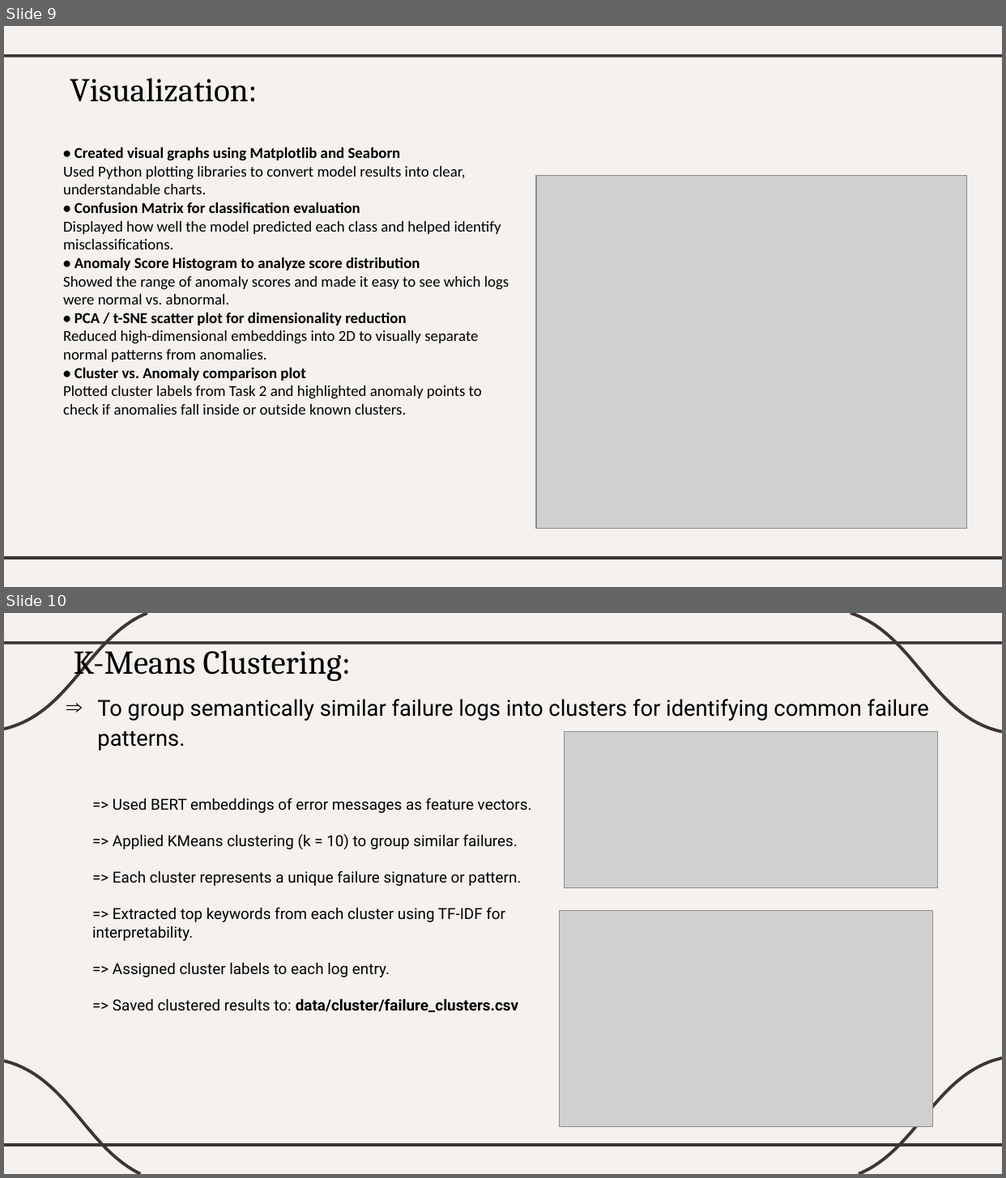
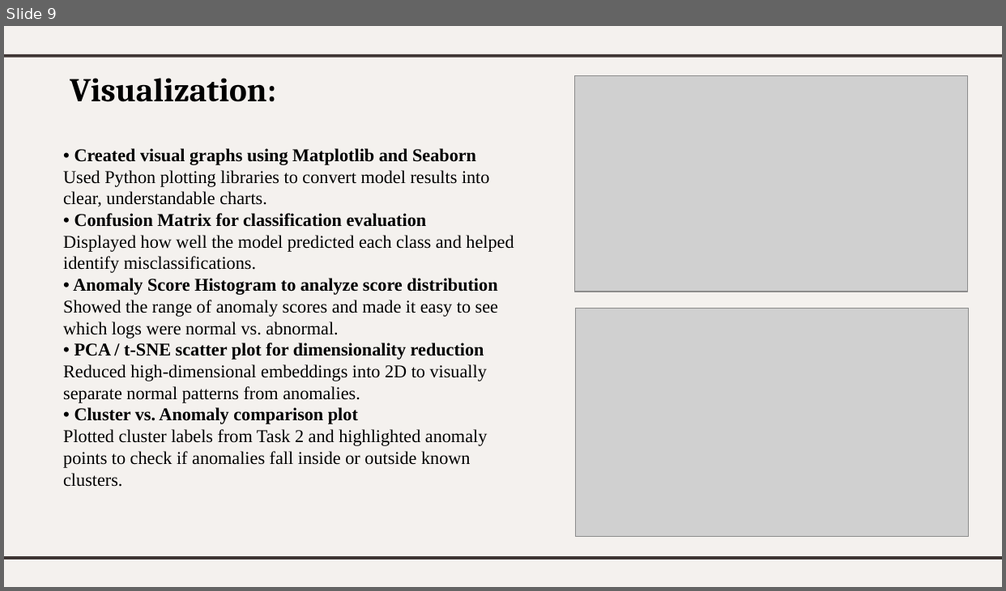
Before and after one commit to HemalathaSuresh-25/EDA-and-Quick-Ingest, a slide deck: reports/Quick Ingest & EDA_task3.pptx. Shown one above the other, each under a label of ours: slides 9 and 10 before the commit, slide 9 after it. The pictures are 1006x1178 and 1006x591 pixels, drawn with LibreOffice and Linux fonts; fonts in the diff are those of the drawing; grey boxes stand for pictures. Boxes give left, top, right and bottom in pixels: in the first picture for what was removed or moved away, otherwise in the second. Text is boxed around its words. In the diff, an @@ line names an element or a change of style, - is before the commit and + after.

```diff
--- a/reports/Quick Ingest & EDA_task3.pptx
+++ b/reports/Quick Ingest & EDA_task3.pptx
@@ slide 10 removed at bbox=[4, 613, 1002, 1174], background #FFFFFF; not listed: 3 template elements that a slide beside it also shows @@
@@ freeform shape removed at bbox=[4, 613, 147, 729] @@
@@ freeform shape removed at bbox=[850, 613, 1002, 732] @@
@@ title removed at bbox=[74, 644, 351, 682] @@
-K-Means Clustering:
@@ text removed at bbox=[97, 699, 929, 751] @@
-⇒ To group semantically similar failure logs into clusters for identifying common failure patterns.
@@ picture removed at bbox=[565, 732, 938, 888] @@
@@ text removed at bbox=[92, 798, 532, 1012] @@
-=> Used BERT embeddings of error messages as feature vectors.
-=> Applied KMeans clustering (k = 10) to group similar failures.
-=> Each cluster represents a unique failure signature or pattern.
-=> Extracted top keywords from each cluster using TF-IDF for interpretability.
-=> Assigned cluster labels to each log entry.
-=> Saved clustered results to: data/cluster/failure_clusters.csv
@@ picture removed at bbox=[559, 910, 932, 1126] @@
@@ freeform shape removed at bbox=[4, 1061, 141, 1174] @@
@@ freeform shape removed at bbox=[859, 1058, 1002, 1174] @@
@@ slide 9 changed as well @@
@@ title "Visualization:" at bbox=[70, 78, 276, 102]: bold on @@
@@ picture added at bbox=[575, 76, 968, 292] @@
@@ text "• Created visual graphs using ..." at bbox=[63, 148, 513, 487]: size 11 to 13 pt, font Calibri to Times New Roman @@
@@ picture: place and size @@
-picture at bbox=[536, 176, 966, 529]
+picture at bbox=[576, 309, 969, 537]
```
Also in this commit, not shown: 8 other slides changed, 3 other slides removed.
